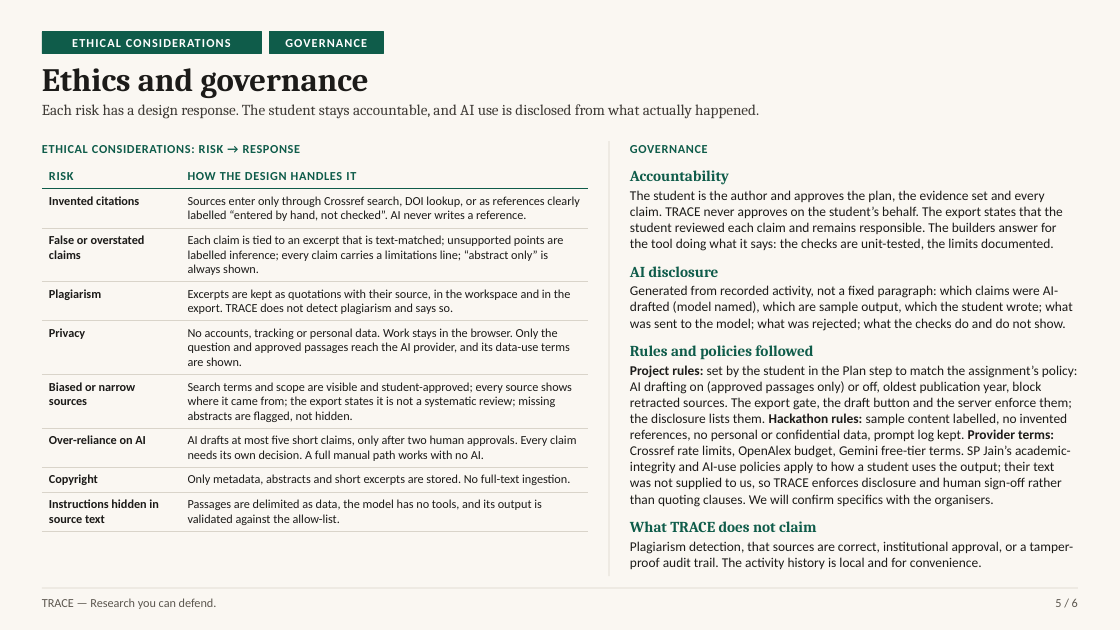
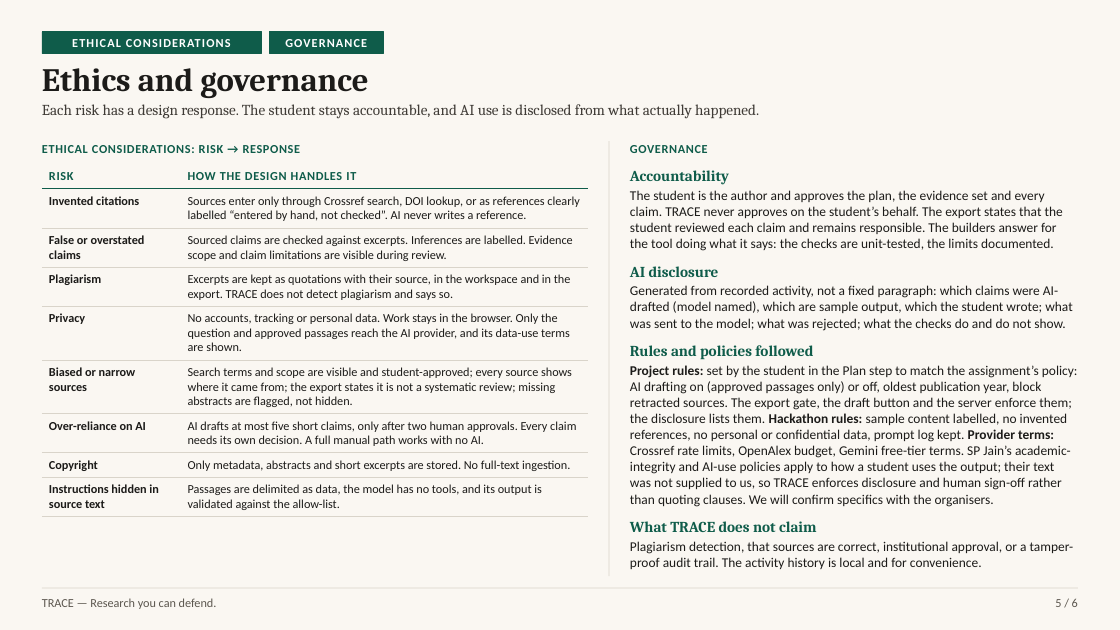
Before and after one commit to mercydeez/trace-hackathon, a slide deck: slide 5 of submissions/phase-1-deck.pptx. Drawn at 1120x630 pixels with LibreOffice and Linux fonts; fonts in the diff are those of the drawing. Boxes give left, top, right and bottom in pixels: in the first picture for what was removed or moved away, otherwise in the second. Text is boxed around its words. In the diff, an @@ line names an element or a change of style, - is before the commit and + after.

```diff
--- a/submissions/phase-1-deck.pptx
+++ b/submissions/phase-1-deck.pptx
@@ table at [42, 165, 588, 514] @@
-row 3, column 2: Each claim is tied to an excerpt that is text-matched; unsupported points are labelled inference; every claim carries a limitations line; “abstract only” is always shown.
+row 3, column 2: Sourced claims are checked against excerpts. Inferences are labelled. Evidence scope and claim limitations are visible during review.
```
Also in this commit, not shown: 5 other slides changed, 55 other files.
